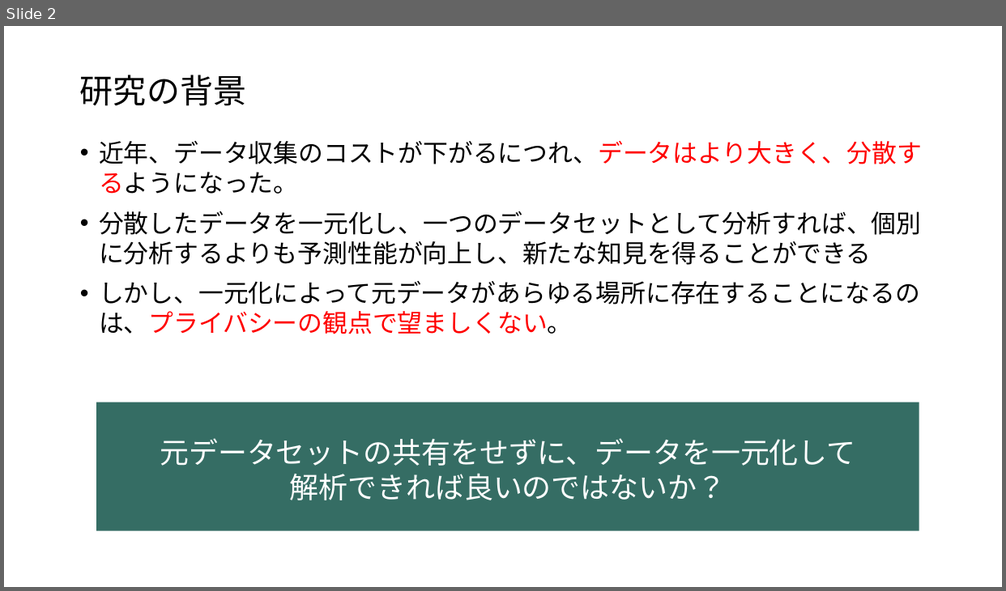
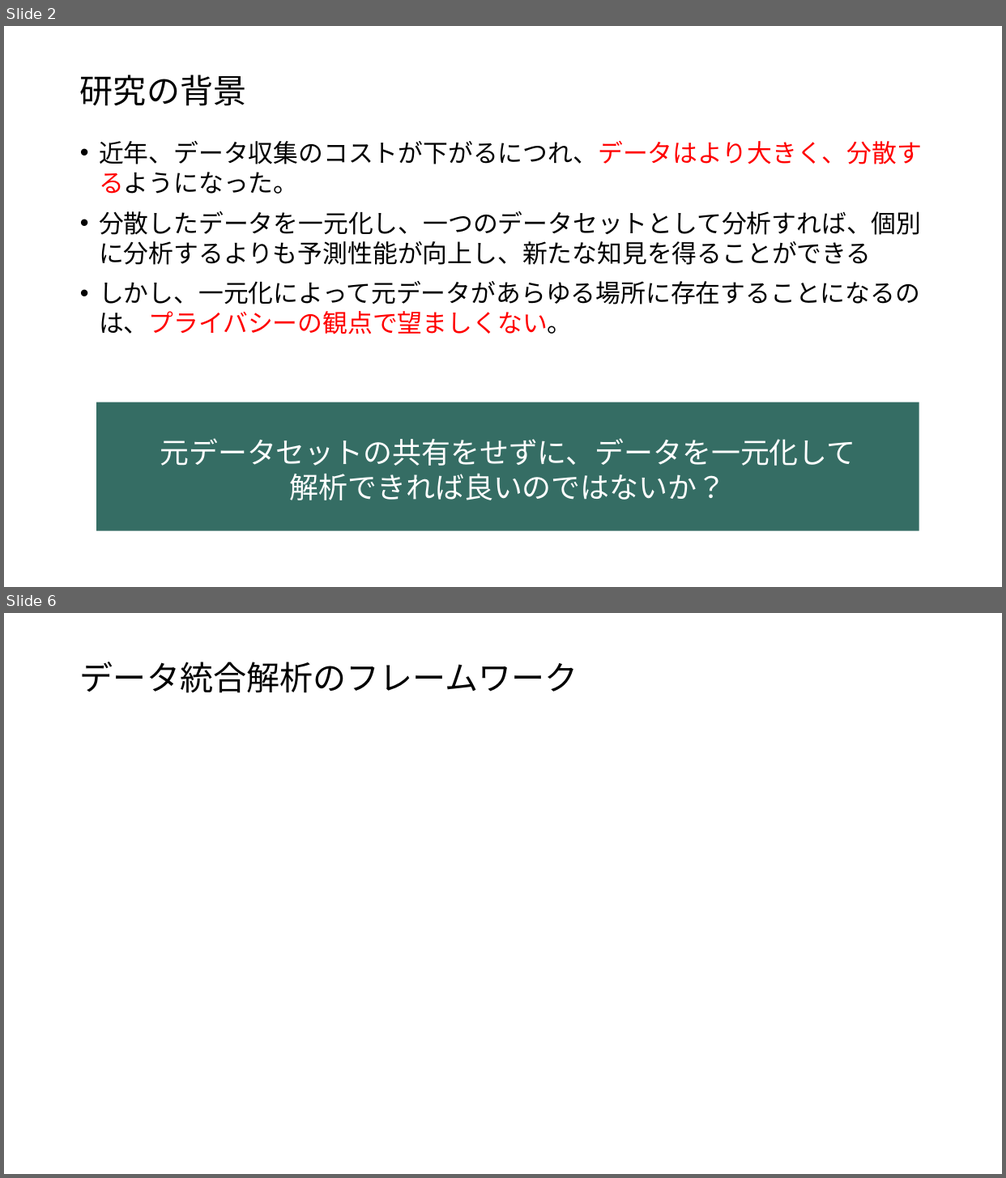
Before and after one commit to tomos7231/seminar, a slide deck: research/Data-Collaboration-Analysis.pptx. Shown one above the other, each under a label of ours: slide 2 before the commit, slides 2 and 6 after it; the slides between them are not shown. The pictures are 1006x591 and 1006x1178 pixels, drawn with LibreOffice and Linux fonts; fonts in the diff are those of the drawing. Boxes give left, top, right and bottom in pixels: in the first picture for what was removed or moved away, otherwise in the second. Text is boxed around its words. In the diff, an @@ line names an element or a change of style, - is before the commit and + after.

```diff
--- a/research/Data-Collaboration-Analysis.pptx
+++ b/research/Data-Collaboration-Analysis.pptx
@@ slide 6 added at (4,613,1002,1174), background #FFFFFF @@
@@ title added at (80,662,578,693), 32 pt, text #000000 @@
+データ統合解析のフレームワーク
```
Also in this commit, not shown: 1 slide changed, 3 other slides added, 1 other file.
